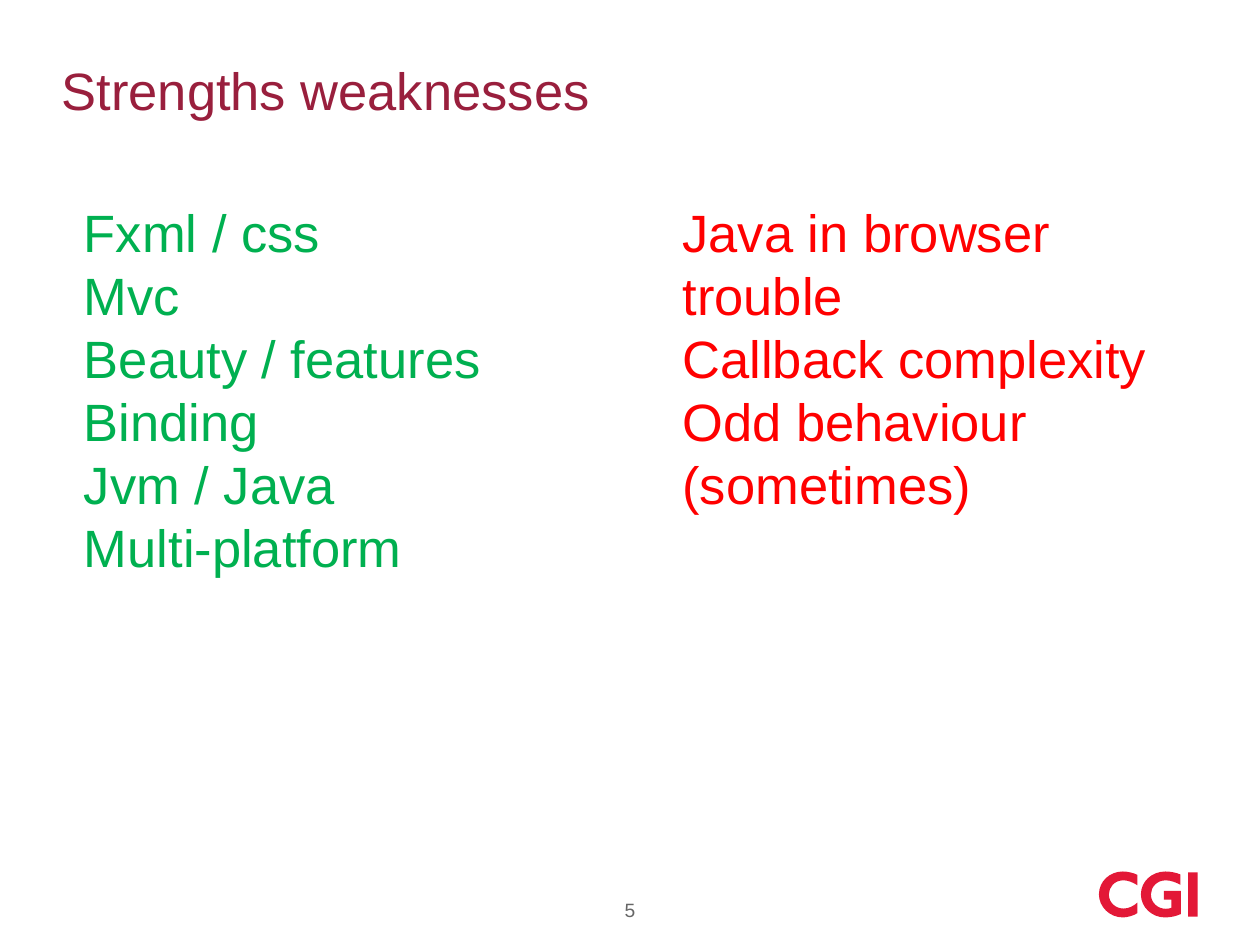
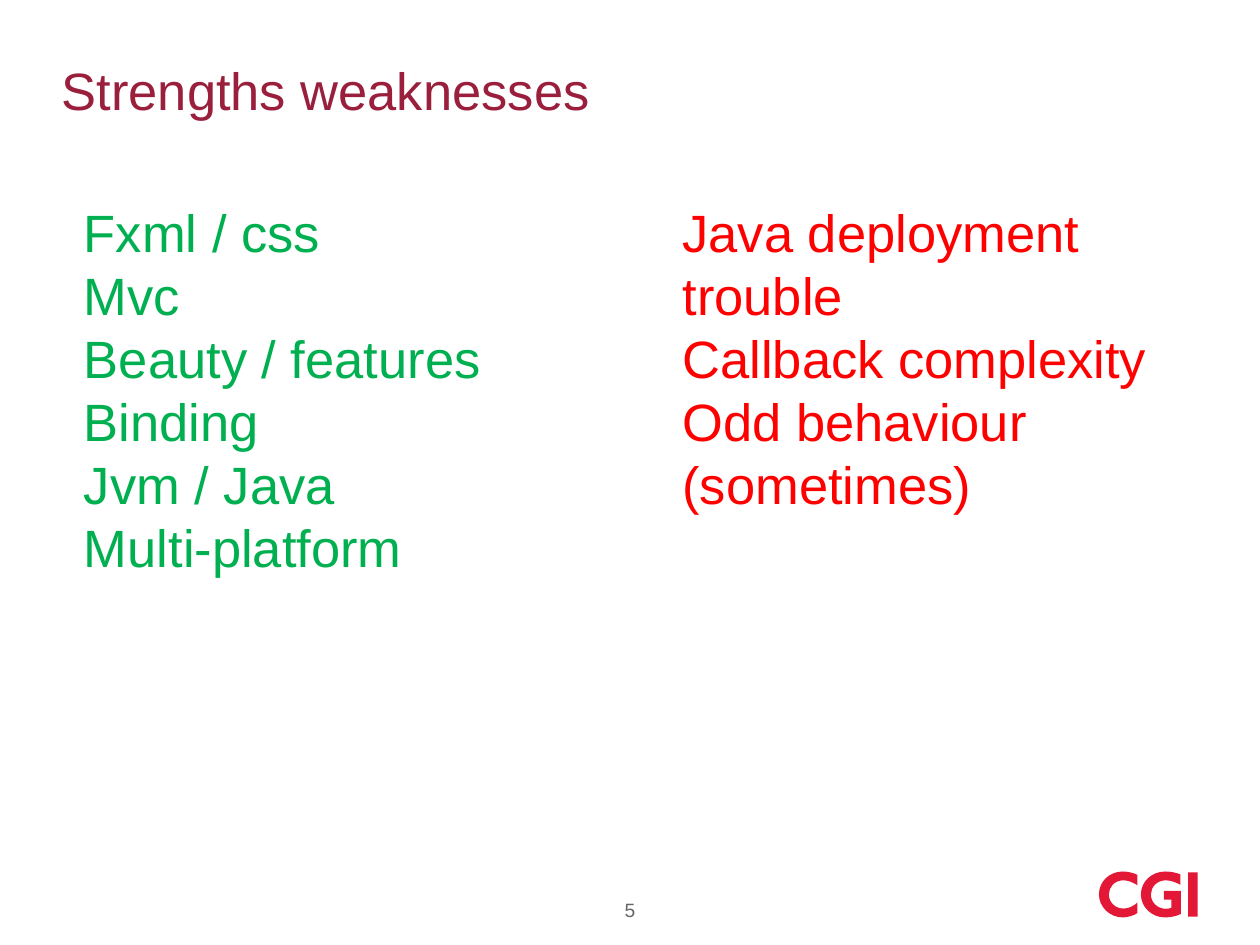
Before and after one commit to pczeeuw/fx_meetup, a slide deck: slide 5 of JavaFX meetup juli 2016.pptx. Drawn at 1260x945 pixels with LibreOffice and Linux fonts; fonts in the diff are those of the drawing; background and template pictures are left out. Boxes give left, top, right and bottom in pixels: in the first picture for what was removed or moved away, otherwise in the second. Text is boxed around its words. In the diff, an @@ line names an element or a change of style, - is before the commit and + after.

```diff
--- a/JavaFX meetup juli 2016.pptx
+++ b/JavaFX meetup juli 2016.pptx
@@ text at bbox=[682, 214, 1079, 316]: text changed @@
-Java in browser trouble
+Java deployment trouble
```
Also in this commit, not shown: 3 other slides changed.
